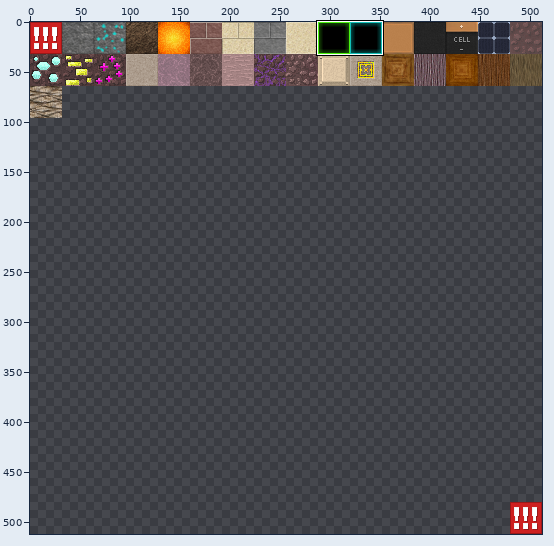
A sprite sheet gets an edit: netclient/media/texture/blocks_01.png. The picture above shows the old version from afar; the outline marks the close-up.
Close-up. Before the commit:
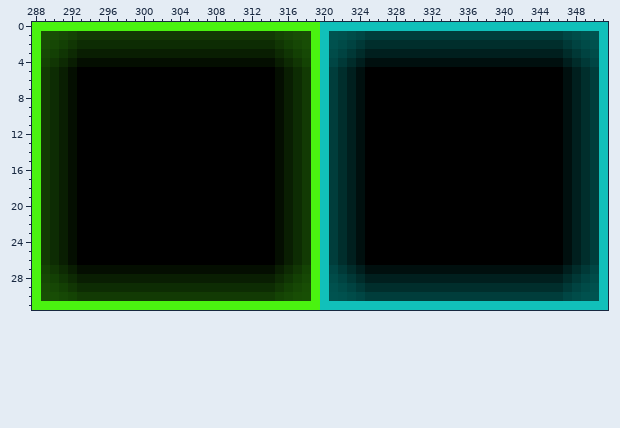
The file is 512x512 pixels. Shown: x 288..351, y 0..31.
The same view after the edit:
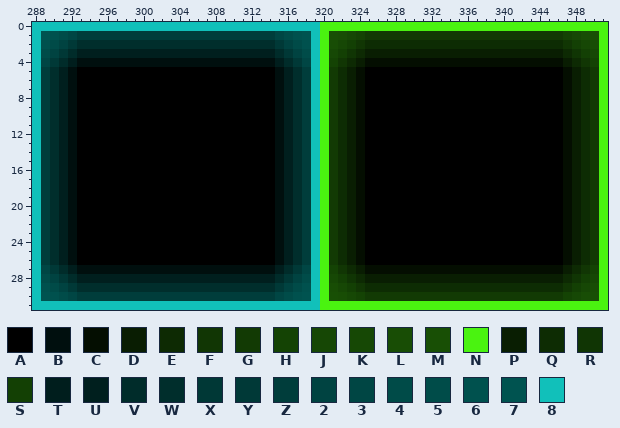
Palette (. is transparent): A #000000  B #000f0e  C #040e01  D #091d02  E #0d2a03  F #113604  G #123a04  H #144304  J #164705  K #164805  L #184d05  M #184f05  N #4af310  P #091e02  Q #0d2c03  R #103504  S #134004  T #001e1d  U #001f1e  V #002c2a  W #002e2c  X #003836  Y #003937  Z #003d3b  2 #004341  3 #004644  4 #004b48  5 #004c49  6 #00514e  7 #005350  8 #11c0ba
Changes in this commit:
Changed rows in their new state; - is an unchanged pixel.
first column x 288:
 0 88888888888888888888888888888888NNNNNNNNNNNNNNNNNNNNNNNNNNNNNNNN
 1 87653ZZZZZZZZZZZZZZZZZZZZZZ35678NMLKHGGGGGGGGGGGGGGGGGGGGGGHKLMN
 2 8642YWWWWWWWWWWWWWWWWWWWWWWY2468NLJSFQQQQQQQQQQQQQQQQQQQQQQFSJLN
 3 852XVUUUUUUUUUUUUUUUUUUUUUUVX258NKSREPPPPPPPPPPPPPPPPPPPPPPERSKN
 4 83YVTBBBBBBBBBBBBBBBBBBBBBBTVY38NHFEDCCCCCCCCCCCCCCCCCCCCCCDEFHN
 5 8ZWUB----------------------BUWZ8NGQPC----------------------CPQGN
 6 8ZWUB----------------------BUWZ8NGQPC----------------------CPQGN
 7 8ZWUB----------------------BUWZ8NGQPC----------------------CPQGN
 8 8ZWUB----------------------BUWZ8NGQPC----------------------CPQGN
 9 8ZWUB----------------------BUWZ8NGQPC----------------------CPQGN
10 8ZWUB----------------------BUWZ8NGQPC----------------------CPQGN
11 8ZWUB----------------------BUWZ8NGQPC----------------------CPQGN
12 8ZWUB----------------------BUWZ8NGQPC----------------------CPQGN
13 8ZWUB----------------------BUWZ8NGQPC----------------------CPQGN
14 8ZWUB----------------------BUWZ8NGQPC----------------------CPQGN
15 8ZWUB----------------------BUWZ8NGQPC----------------------CPQGN
16 8ZWUB----------------------BUWZ8NGQPC----------------------CPQGN
17 8ZWUB----------------------BUWZ8NGQPC----------------------CPQGN
18 8ZWUB----------------------BUWZ8NGQPC----------------------CPQGN
19 8ZWUB----------------------BUWZ8NGQPC----------------------CPQGN
20 8ZWUB----------------------BUWZ8NGQPC----------------------CPQGN
21 8ZWUB----------------------BUWZ8NGQPC----------------------CPQGN
22 8ZWUB----------------------BUWZ8NGQPC----------------------CPQGN
23 8ZWUB----------------------BUWZ8NGQPC----------------------CPQGN
24 8ZWUB----------------------BUWZ8NGQPC----------------------CPQGN
25 8ZWUB----------------------BUWZ8NGQPC----------------------CPQGN
26 8ZWUB----------------------BUWZ8NGQPC----------------------CPQGN
27 83YVTBBBBBBBBBBBBBBBBBBBBBBTVY38NHFEDCCCCCCCCCCCCCCCCCCCCCCDEFHN
28 852XVUUUUUUUUUUUUUUUUUUUUUUVX258NKSREPPPPPPPPPPPPPPPPPPPPPPERSKN
29 8642YWWWWWWWWWWWWWWWWWWWWWWY2468NLJSFQQQQQQQQQQQQQQQQQQQQQQFSJLN
30 87653ZZZZZZZZZZZZZZZZZZZZZZ35678NMLKHGGGGGGGGGGGGGGGGGGGGGGHKLMN
31 88888888888888888888888888888888NNNNNNNNNNNNNNNNNNNNNNNNNNNNNNNN
